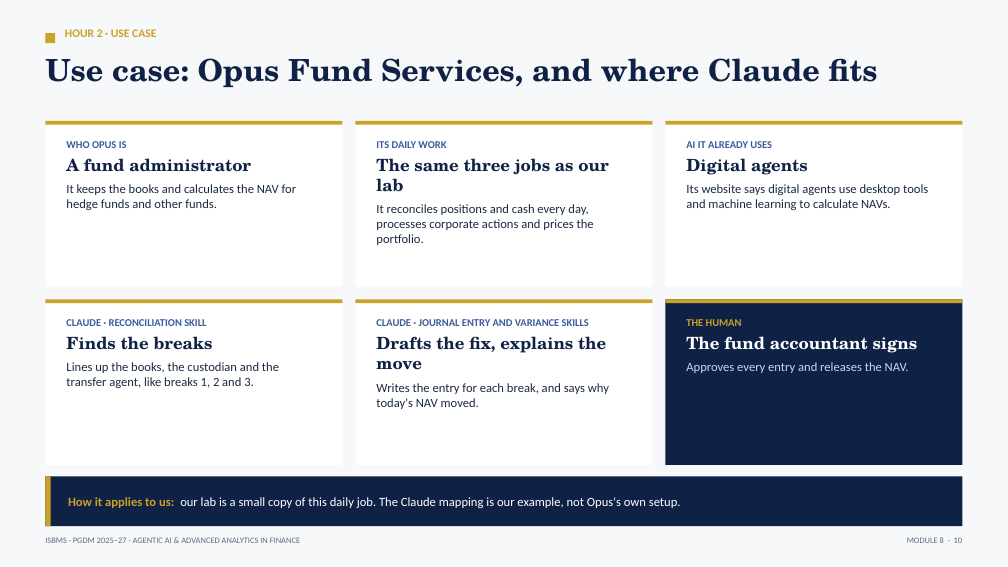
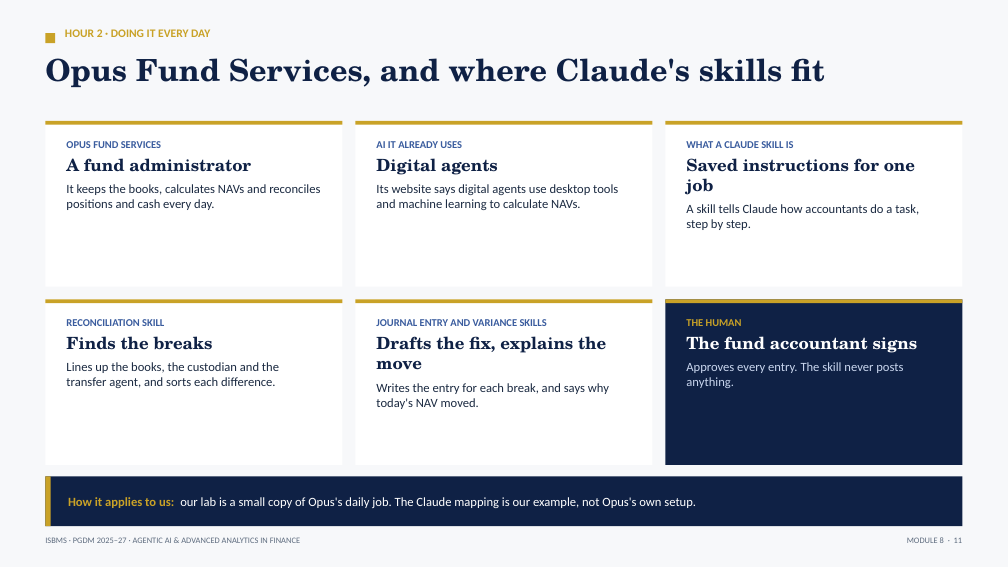
Before and after one commit to tejasgjadhav/AIFINANCE, a slide deck: slide 11 of slides/Module-08-Fund-Administration-NAV.pptx (slide 12 before the commit). Drawn at 1008x567 pixels with LibreOffice and Linux fonts; fonts in the diff are those of the drawing. Boxes give left, top, right and bottom in pixels: in the first picture for what was removed or moved away, otherwise in the second. Text is boxed around its words. In the diff, an @@ line names an element or a change of style, - is before the commit and + after.

```diff
--- a/slides/Module-08-Fund-Administration-NAV.pptx
+++ b/slides/Module-08-Fund-Administration-NAV.pptx
@@ text at bbox=[65, 29, 210, 37]: text changed @@
-HOUR 2 · USE CASE
+HOUR 2 · DOING IT EVERY DAY
@@ text at bbox=[45, 58, 825, 87]: text changed @@
-Use case: Opus Fund Services, and where Claude fits
+Opus Fund Services, and where Claude's skills fit
@@ text at bbox=[66, 141, 161, 148]: text changed @@
-WHO OPUS IS
+OPUS FUND SERVICES
@@ text at bbox=[376, 141, 618, 210]: text changed @@
-ITS DAILY WORK
-The same three jobs as our lab
-It reconciles positions and cash every day, processes corporate actions and prices the portfolio.
+AI IT ALREADY USES
+Digital agents
+Its website says digital agents use desktop tools and machine learning to calculate NAVs.
@@ text at bbox=[686, 141, 919, 230]: text changed @@
-AI IT ALREADY USES
-Digital agents
-Its website says digital agents use desktop tools and machine learning to calculate NAVs.
+WHAT A CLAUDE SKILL IS
+Saved instructions for one job
+A skill tells Claude how accountants do a task, step by step.
@@ text at bbox=[66, 184, 320, 210]: text changed @@
-It keeps the books and calculates the NAV for hedge funds and other funds.
+It keeps the books, calculates NAVs and reconciles positions and cash every day.
@@ text at bbox=[66, 319, 164, 326]: text changed @@
-CLAUDE · RECONCILIATION SKILL
+RECONCILIATION SKILL
@@ text at bbox=[376, 319, 547, 326]: text changed @@
-CLAUDE · JOURNAL ENTRY AND VARIANCE SKILLS
+JOURNAL ENTRY AND VARIANCE SKILLS
@@ text at bbox=[66, 362, 279, 388]: text changed @@
-Lines up the books, the custodian and the transfer agent, like breaks 1, 2 and 3.
+Lines up the books, the custodian and the transfer agent, and sorts each difference.
@@ text at bbox=[686, 362, 903, 388]: text changed @@
-Approves every entry and releases the NAV.
+Approves every entry. The skill never posts anything.
@@ text at bbox=[68, 497, 696, 508]: text changed @@
-How it applies to us: our lab is a small copy of this daily job. The Claude mapping is our example, not Opus's own setup.
+How it applies to us: our lab is a small copy of Opus's daily job. The Claude mapping is our example, not Opus's own setup.
```
Also in this commit, not shown: 8 other slides changed, 1 slide added, 2 slides removed, 3 other files.
